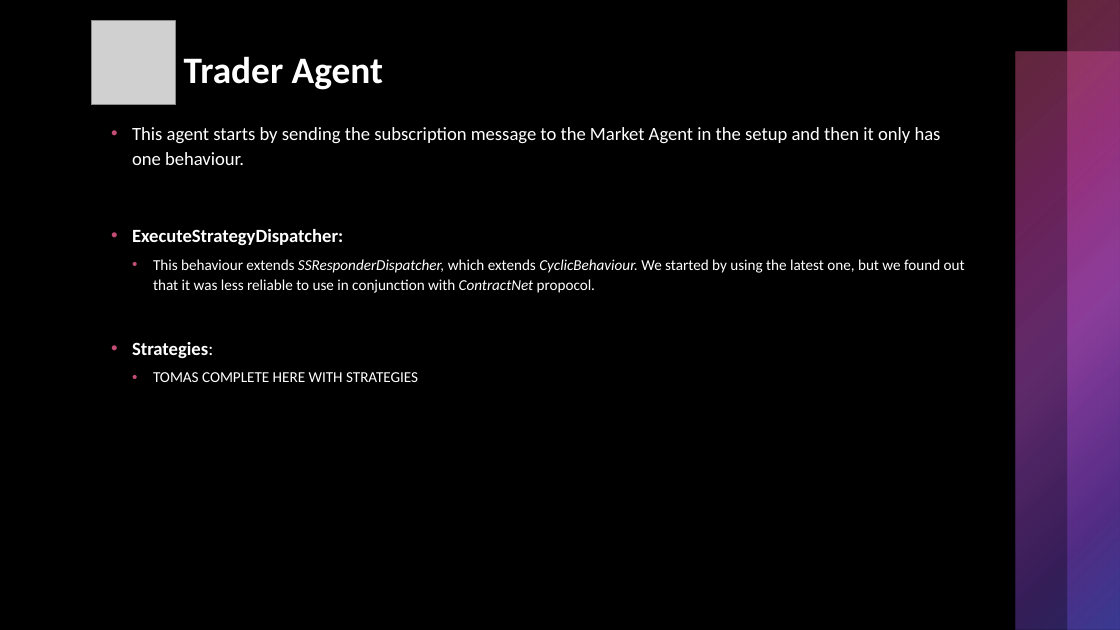
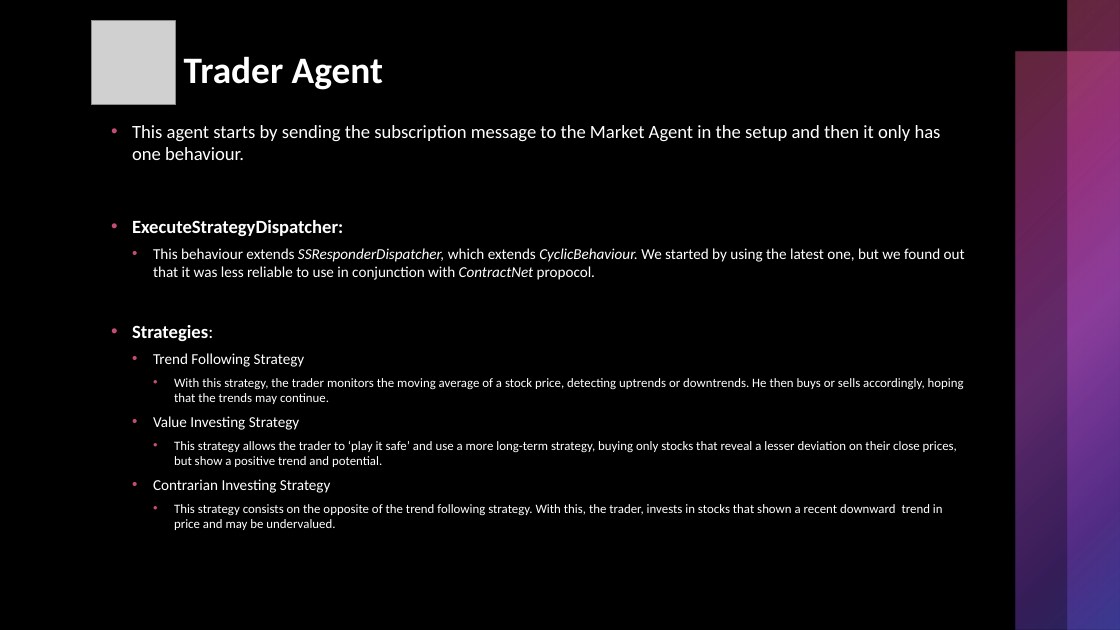
Before and after one commit to sergiodagama/FEUP-ASMA_Investment_Strategies_Simulation_Multi_Agent_System, a slide deck: slide 6 of docs/presentation.pptx. Drawn at 1120x630 pixels with LibreOffice and Linux fonts; fonts in the diff are those of the drawing; grey boxes stand for pictures. Boxes give left, top, right and bottom in pixels: in the first picture for what was removed or moved away, otherwise in the second. Text is boxed around its words. In the diff, an @@ line names an element or a change of style, - is before the commit and + after.

Commit message:
chore: add strategies

```diff
--- a/docs/presentation.pptx
+++ b/docs/presentation.pptx
@@ text at [132,125,965,341]: line spacing 1.1 to 1 @@
@@ text at [153,353,964,530]: text changed; size 13 to 11 pt @@
-  • TOMAS COMPLETE HERE WITH STRATEGIES
+  • Trend Following Strategy
+    • With this strategy, the trader monitors the moving average of a stock price, detecting uptrends or downtrends. He then buys or sells accordingly, hoping that the trends may continue.
+  • Value Investing Strategy
+    • This strategy allows the trader to ‘play it safe’ and use a more long-term strategy, buying only stocks that reveal a lesser deviation on their close prices, but show a positive trend and potential.
+  • Contrarian Investing Strategy
+    • This strategy consists on the opposite of the trend following strategy. With this, the trader, invests in stocks that shown a recent downward trend in price and may be undervalued.
```
Also in this commit, not shown: 2 other files.
